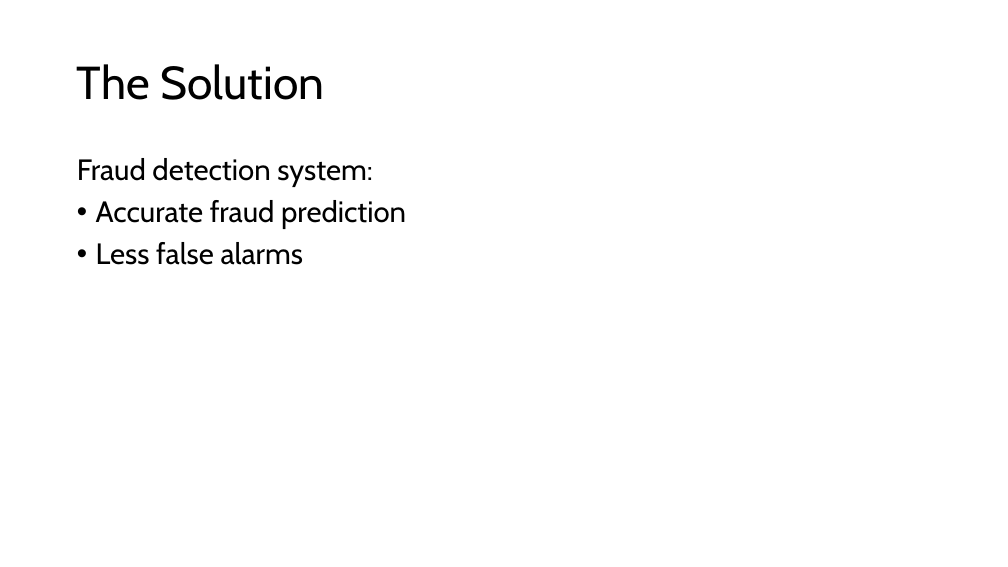
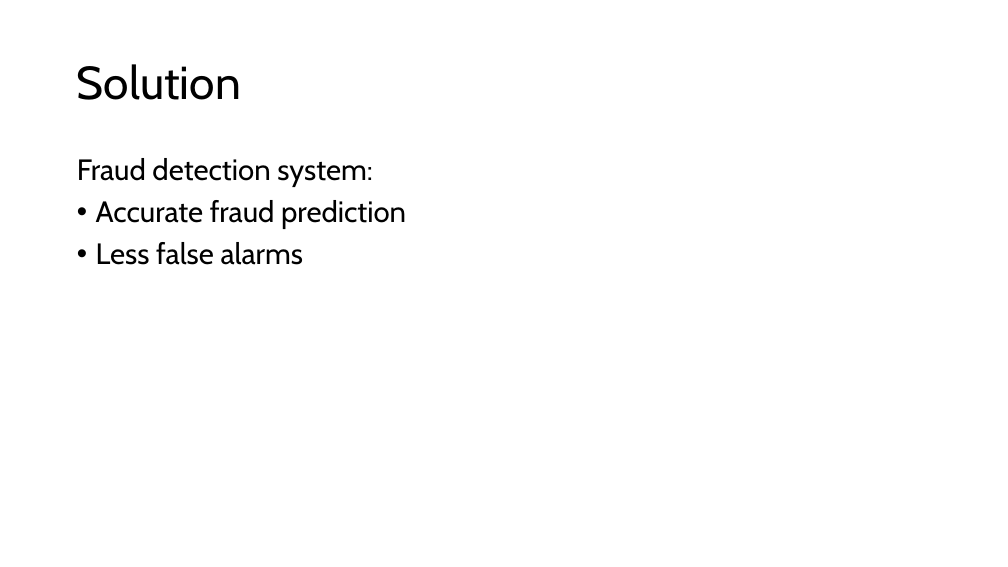
Before and after one commit to anikoloff/fraud_detection, a slide deck: slide 3 of fraud_detection.pptx. Drawn at 1008x567 pixels with LibreOffice and Linux fonts; fonts in the diff are those of the drawing. Boxes give left, top, right and bottom in pixels: in the first picture for what was removed or moved away, otherwise in the second. Text is boxed around its words. In the diff, an @@ line names an element or a change of style, - is before the commit and + after.

```diff
--- a/fraud_detection.pptx
+++ b/fraud_detection.pptx
@@ title at <box>77,64,241,100</box>: text changed @@
-The Solution
+Solution
```
Also in this commit, not shown: 10 other slides changed, 2 slides added, 1 slide removed, 2 other files.
